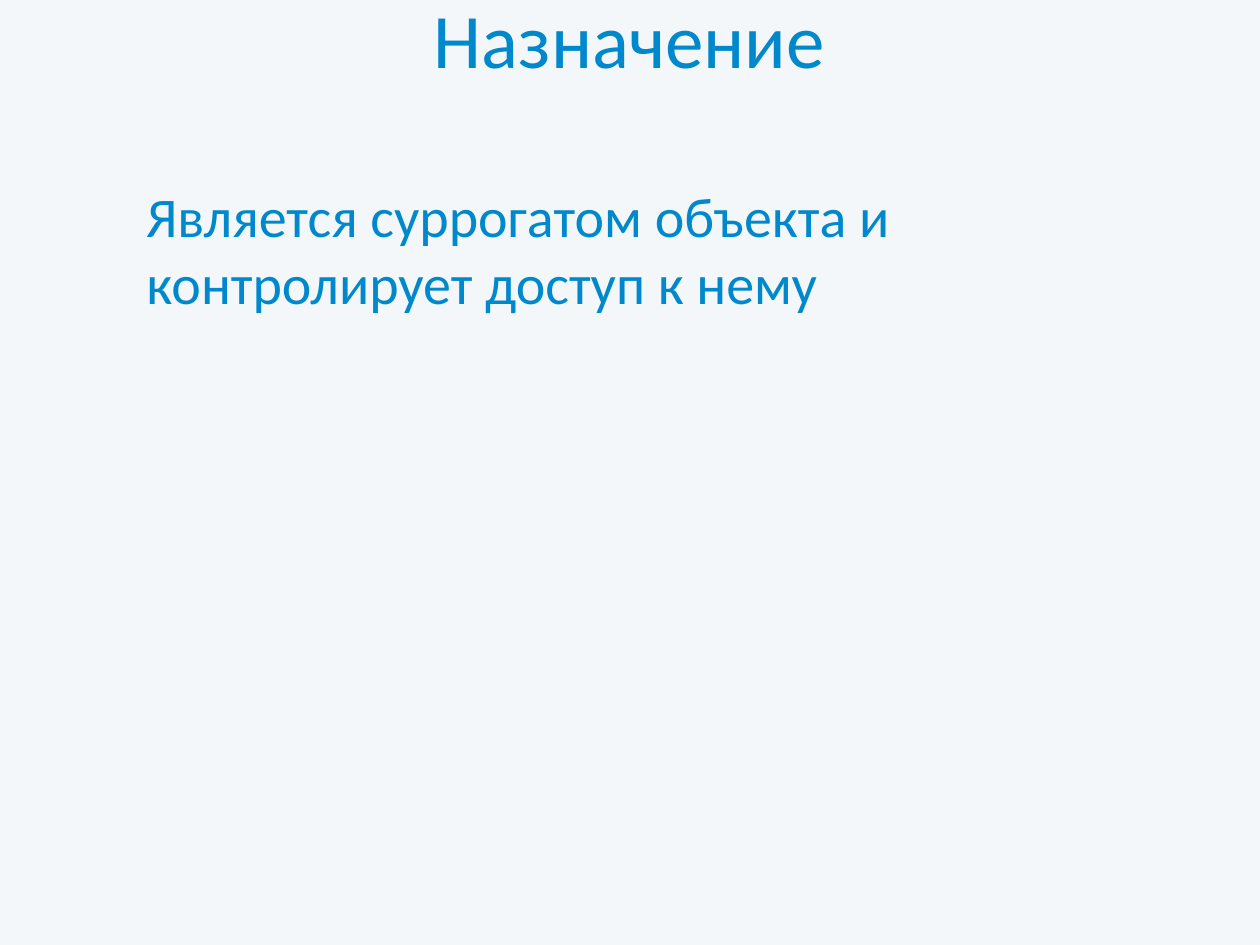
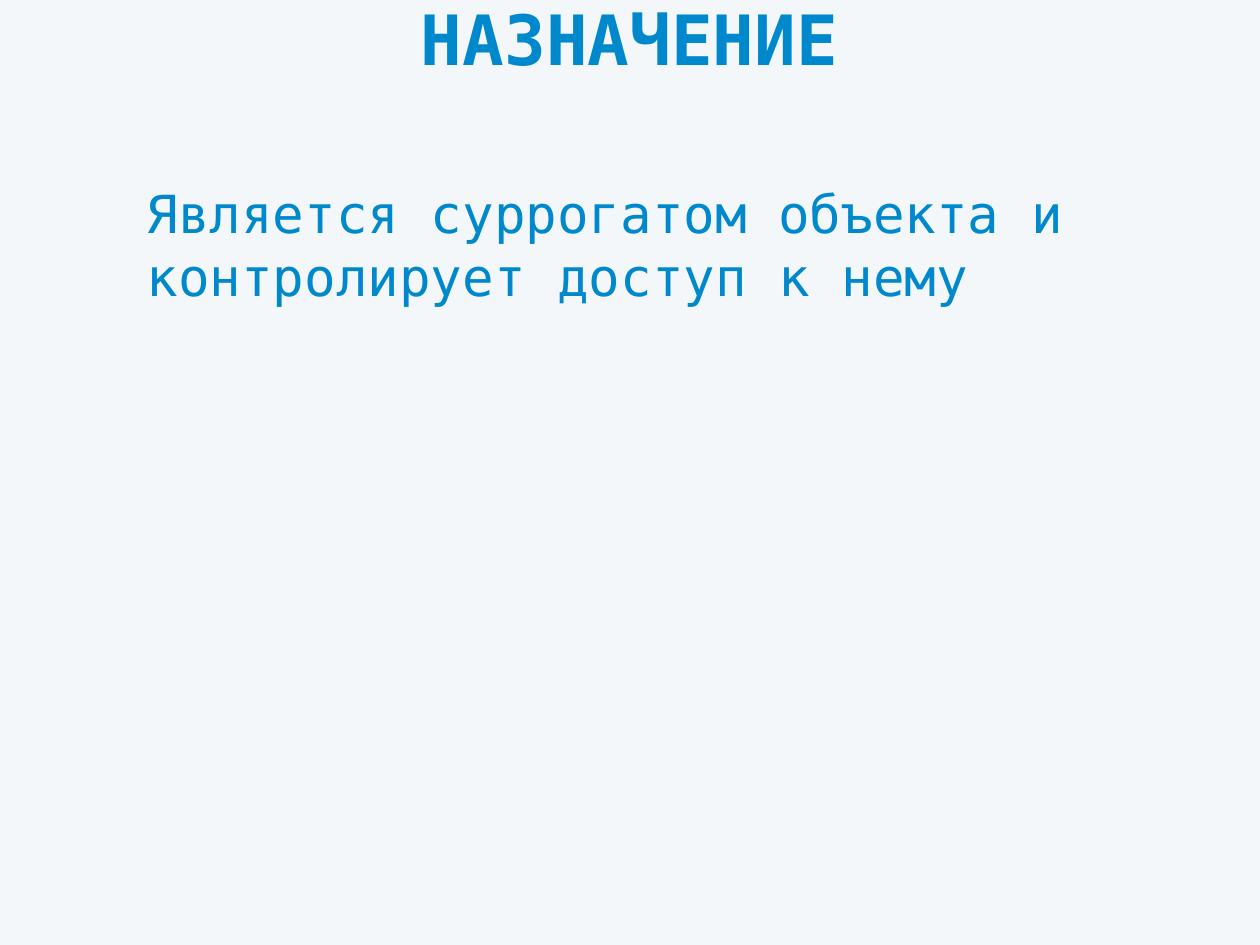
Before and after one commit to dipiash/proxy_pattern, a slide deck: slide 2 of Presentation.pptx. Drawn at 1260x945 pixels with LibreOffice and Linux fonts; fonts in the diff are those of the drawing. Boxes give left, top, right and bottom in pixels: in the first picture for what was removed or moved away, otherwise in the second. Text is boxed around its words. In the diff, an @@ line names an element or a change of style, - is before the commit and + after.

```diff
--- a/Presentation.pptx
+++ b/Presentation.pptx
@@ title at bbox=[421, 12, 838, 66]: text changed; size 44 to 39.6 pt; font Calibri to DejaVu Sans Mono; bold on @@
-Назначение
+НАЗНАЧЕНИЕ
@@ subtitle "Является суррогатом объекта и контролирует ..." at bbox=[146, 192, 1063, 307]: size 32 to 30 pt, font Calibri to DejaVu Sans Mono; more space between paragraphs @@
```
Also in this commit, not shown: 7 other slides changed, 3 slides added.
